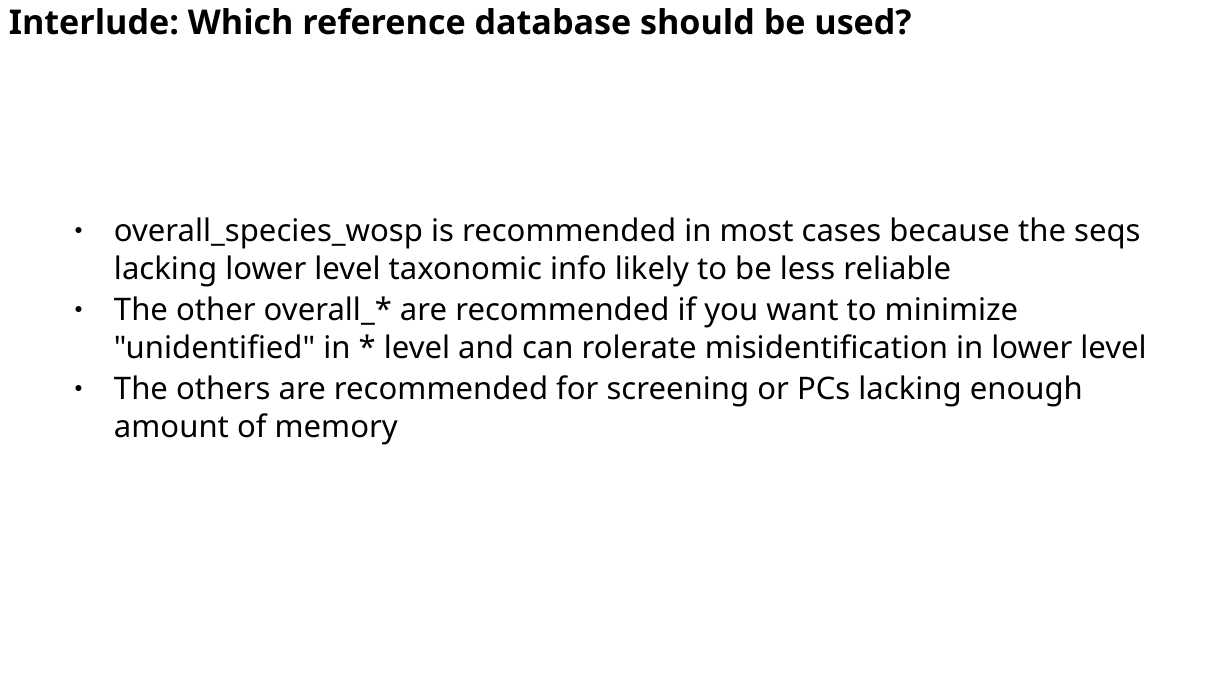
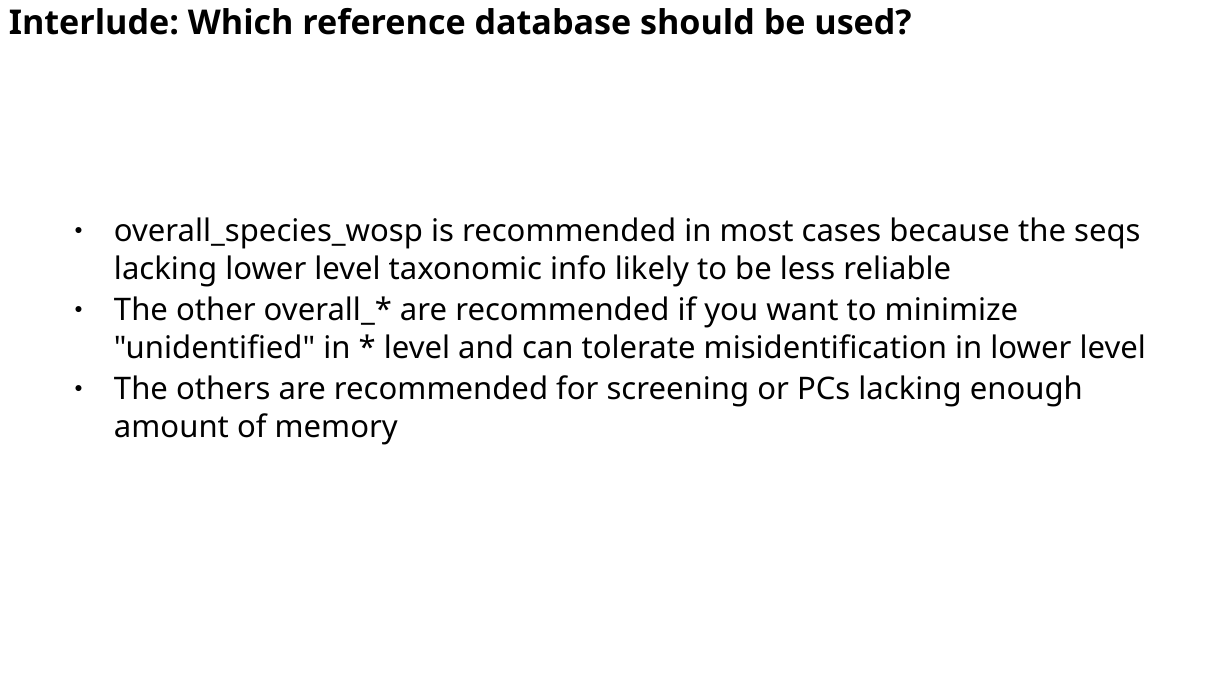
Before and after one commit to astanabe/ClaidentTutorial, a slide deck: slide 52 of AutumnSchool20201115.odp. Drawn at 1232x693 pixels with LibreOffice and Linux fonts; fonts in the diff are those of the drawing. Boxes give left, top, right and bottom in pixels: in the first picture for what was removed or moved away, otherwise in the second. Text is boxed around its words. In the diff, an @@ line names an element or a change of style, - is before the commit and + after.

```diff
--- a/AutumnSchool20201115.odp
+++ b/AutumnSchool20201115.odp
@@ text at (x1=114, y1=296, x2=1146, y2=359): text changed @@
-● The other overall_* are recommended if you want to minimize "unidentified" in * level and can rolerate misidentification in lower level
+● The other overall_* are recommended if you want to minimize "unidentified" in * level and can tolerate misidentification in lower level
```
Also in this commit, not shown: 6 other slides changed, 1 other file.
